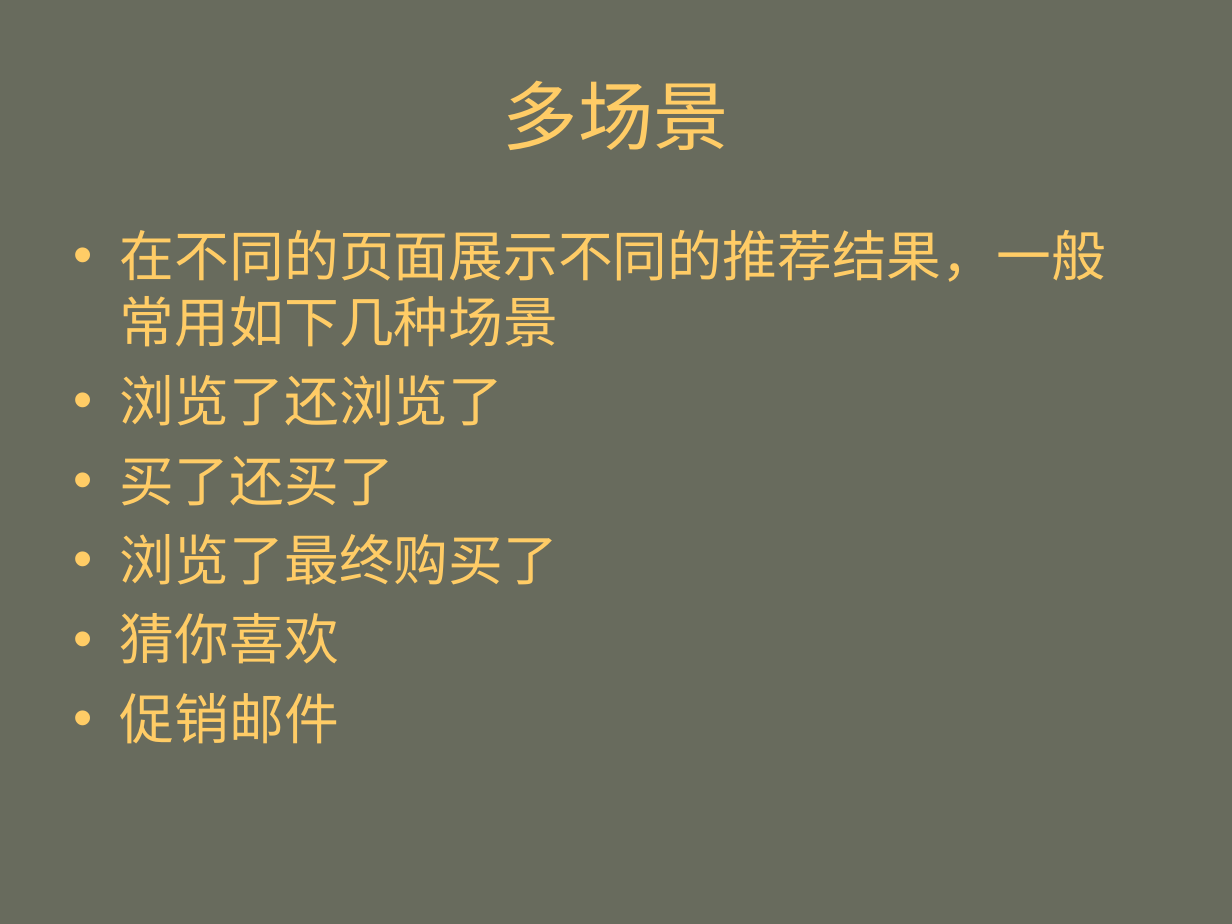
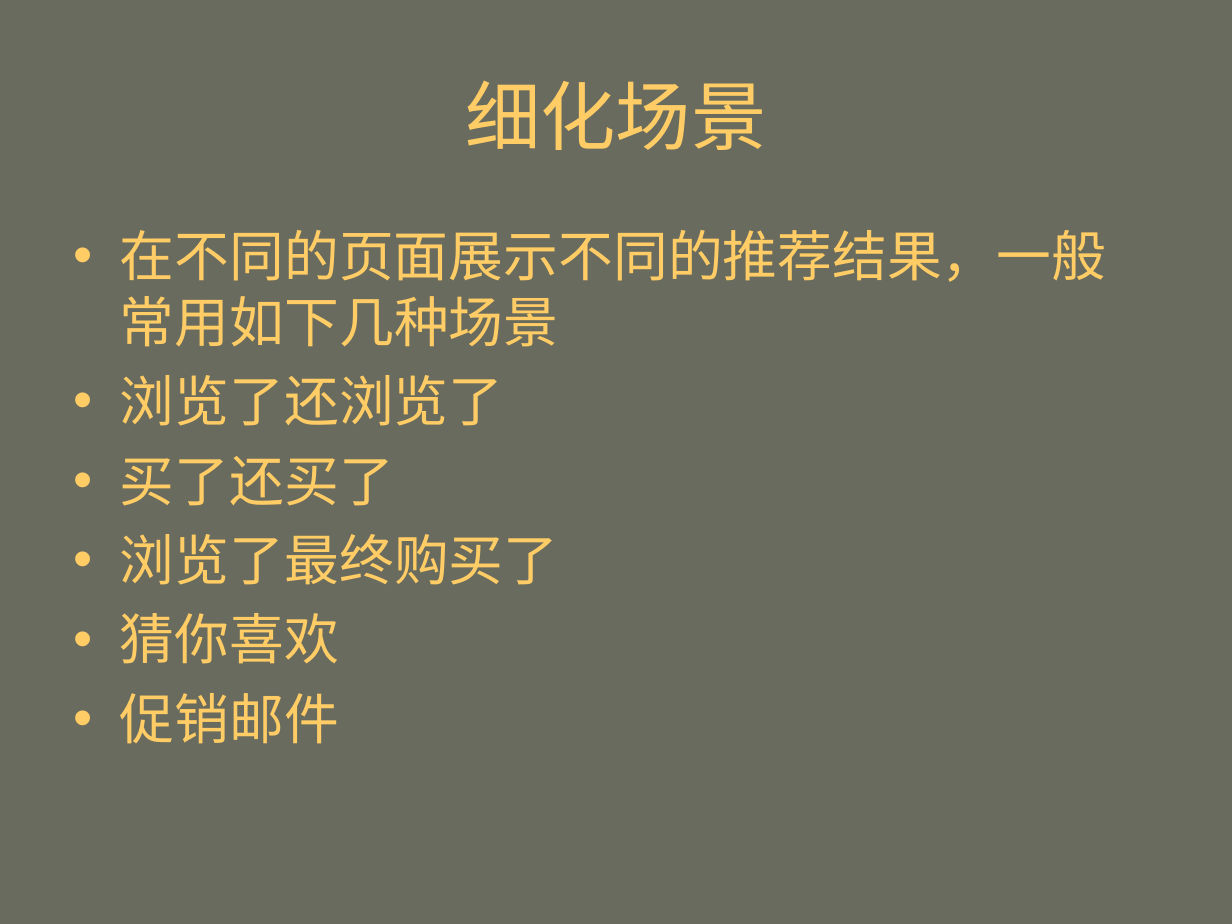
Before and after one commit to mahengyang/code, a slide deck: slide 33 of puffin/个性化推荐.ppt (slide 32 before the commit). Drawn at 1232x924 pixels with LibreOffice and Linux fonts; fonts in the diff are those of the drawing. Boxes give left, top, right and bottom in pixels: in the first picture for what was removed or moved away, otherwise in the second. Text is boxed around its words. In the diff, an @@ line names an element or a change of style, - is before the commit and + after.

```diff
--- a/puffin/个性化推荐.ppt
+++ b/puffin/个性化推荐.ppt
@@ title at box(465, 81, 766, 150): text changed @@
-多场景
+细化场景
```
Also in this commit, not shown: 9 other slides changed, 1 slide added, 6 other files.
